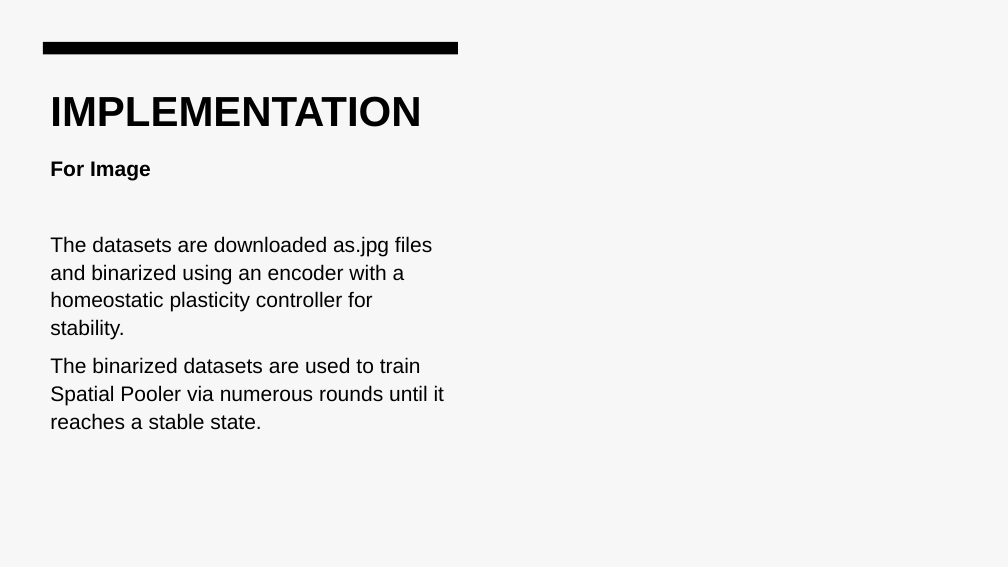
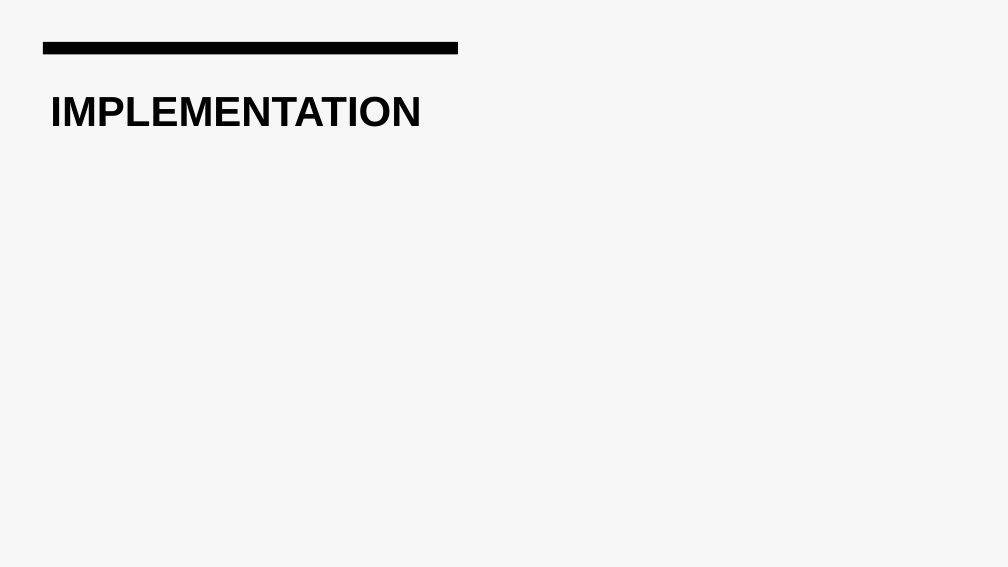
Before and after one commit to faizmohammedkhan7/neocortexapi, a slide deck: slide 8 of source/MySEProject/Documentation/ML-22-23-15 Approve Prediction of Multisequence Learning .pptx. Drawn at 1008x567 pixels with LibreOffice and Linux fonts; fonts in the diff are those of the drawing. Boxes give left, top, right and bottom in pixels: in the first picture for what was removed or moved away, otherwise in the second. Text is boxed around its words. In the diff, an @@ line names an element or a change of style, - is before the commit and + after.

Commit message:
Modified Power Point Presentation

```diff
--- a/source/MySEProject/Documentation/ML-22-23-15 Approve Prediction of Multisequence Learning .pptx
+++ b/source/MySEProject/Documentation/ML-22-23-15 Approve Prediction of Multisequence Learning .pptx
@@ text removed at (x1=50, y1=161, x2=444, y2=430) @@
-For Image
-The datasets are downloaded as.jpg files and binarized using an encoder with a homeostatic plasticity controller for stability.
-The binarized datasets are used to train Spatial Pooler via numerous rounds until it reaches a stable state.
```
